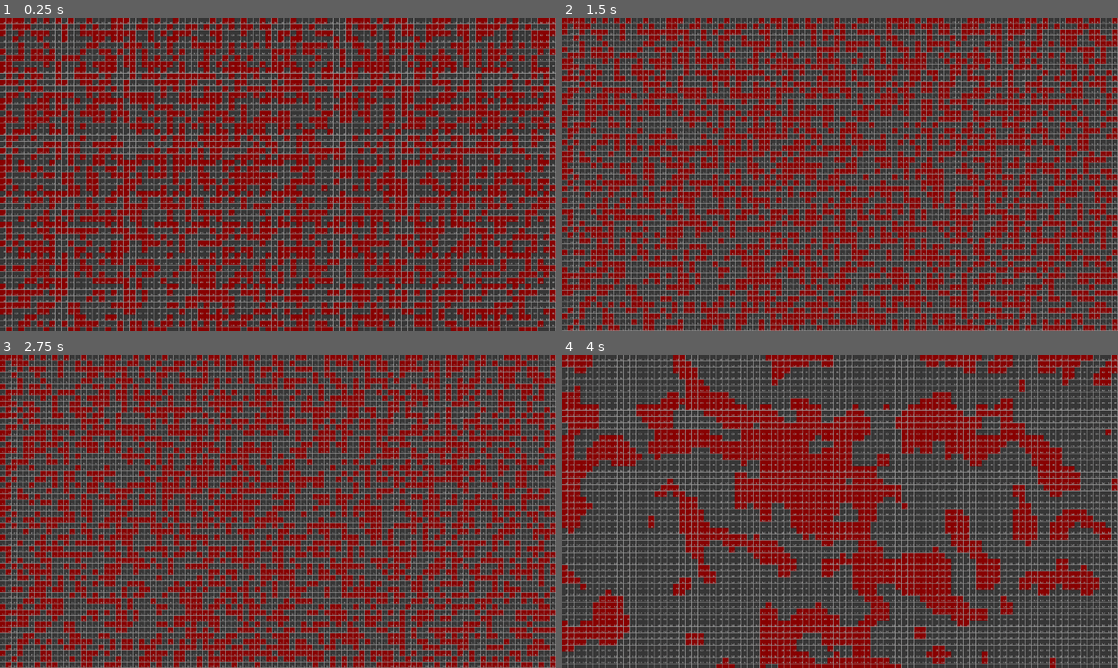
Above: before the commit, frames 1-4 (two rows, left to right).
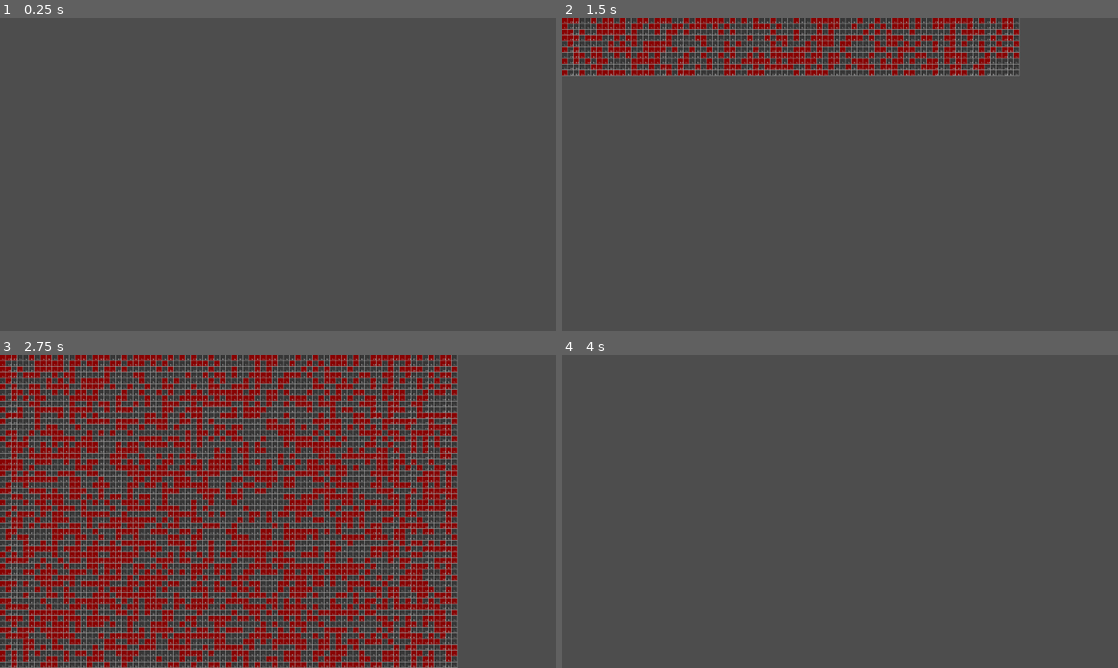
Above: after the commit, the same moments.

Repository: zach-sousa-dev/gdc-jam-1
Game: Godot game, scene res://scenes/procedural_generation.tscn
Two runs of this game, one before a commit and one after it. Both use one fixed random seed, a clock stepped at 60 frames per second and the inputs below. This scene is started directly instead of the project's main scene.
Inputs:
- Up to frame 1 (0.25 s): no input
- Up to frame 2 (1.5 s): tap Enter at 0.5 s; hold D (move_right) 0.53-1.28 s; tap Space at 1.25 s; hold S (move_down) from 1.28 s (still down)
- Up to frame 3 (2.75 s): release S (move_down) at 2.03 s; hold D (move_right) from 2.03 s (still down)
- Up to frame 4 (4 s): tap Enter at 2.75 s; release D (move_right) at 2.78 s; hold W (move_up) 2.78-3.53 s; tap Space at 3.5 s; hold A (move_left) from 3.53 s (still down)

The runs differ from the first frame. In frame 1, 58% of the frame differs, in the area x 0-100%, y 0-100%; in frame 2, 55%; in frame 3, 44%; in frame 4, 47%.

Commit message:
added a delay for each row during the calculations to make it easier to load

Diff:
--- a/scenes/procedural_generation.gd
+++ b/scenes/procedural_generation.gd
@@ -2,24 +2,24 @@
 
 const TILE_SIZE = 16
 
-const WALL_SCENE: PackedScene = preload("res://scenes/test_wall.tscn")
+const WALL_SCENE: PackedScene = preload("res://scenes/test_wall_collider_only.tscn")
 const FLOOR_SCENE: PackedScene = preload("res://scenes/test_floor.tscn")
 
 const MAP_COLS = 80
-const MAP_ROWS = 120
+const MAP_ROWS = 80
 
 const NUM_GENERATIONS = 4
 # Alive represents walls, dead is floor.
 const ALIVE_REMAINS_ALIVE_NUM_ALIVE_NEIGHBORS = 4
 const DEAD_BECOMES_ALIVE_NUM_ALIVE_NEIGHBORS = 5
-const INITIAL_ALIVE_PERCENT = 0.48
+const INITIAL_ALIVE_PERCENT = 0.49
 
 var map = []
 var genNum = 0
 
 # Called when the node enters the scene tree for the first time.
 func _ready() -> void:
-	map = initialize_map(MAP_COLS, MAP_ROWS, INITIAL_ALIVE_PERCENT)
+	map = await initialize_map(MAP_COLS, MAP_ROWS, INITIAL_ALIVE_PERCENT)
 	draw_map(TILE_SIZE, map, WALL_SCENE, FLOOR_SCENE)
 	print("The map is " + str(map.size()) + " tiles by " + str(map[0].size()))
 	print("You are looking at generation #" + str(genNum))
@@ -31,7 +31,7 @@
 	if Input.is_action_just_pressed("move_left"):
 		for child in get_children():
 			child.queue_free()
-		map = create_new_generation(map, ALIVE_REMAINS_ALIVE_NUM_ALIVE_NEIGHBORS, DEAD_BECOMES_ALIVE_NUM_ALIVE_NEIGHBORS)
+		map = await create_new_generation(map, ALIVE_REMAINS_ALIVE_NUM_ALIVE_NEIGHBORS, DEAD_BECOMES_ALIVE_NUM_ALIVE_NEIGHBORS)
 		draw_map(TILE_SIZE, map, WALL_SCENE, FLOOR_SCENE)
 		genNum += 1
 		print("You are looking at generation #" + str(genNum))
@@ -44,11 +44,13 @@
 	var array = []
 	for i in height:
 		var row = []
+		await get_tree().process_frame
 		for j in width:
 			var rng = RandomNumberGenerator.new()
 			var randomNumber = rng.randf()
 			var isAlive = randomNumber <= chance
 			row.append(isAlive)
+			print("Initialized random tile at: " + str(i) + ", " + str(j))
 		array.append(row)
 	return array
 
@@ -59,25 +61,28 @@
 # (x-index * tile_scale, y-index * tile_scale)
 func draw_map(tile_scale: int, array: Array, wall: PackedScene, floor: PackedScene) -> void:
 	for i in array.size() - 1:
+		await get_tree().process_frame
 		for j in array[i].size() - 1:
 			if(array[i][j]):
 				var wall_instance = wall.instantiate()
-				wall_instance.position = Vector2(tile_scale * i, tile_scale * j)
+				wall_instance.position = Vector2(tile_scale * j, tile_scale * i)
 				add_child(wall_instance)
 				#print("Created a wall at: " + str(wall_instance.position))
 			else:
 				var floor_instance = floor.instantiate()
-				floor_instance.position = Vector2(tile_scale * i, tile_scale * j)
+				floor_instance.position = Vector2(tile_scale * j, tile_scale * i)
 				add_child(floor_instance)
 				#print("Created a floor at: " + str(floor_instance.position))
 
 
 # Running this once generates the next generation of cellular automata utilizing some
 # pre-defined rules.
-func create_new_generation(array: Array, stayAliveThreshold: int, becomeAliveThreshold) -> Array:
+func create_new_generation(array: Array, stayAliveThreshold: int, becomeAliveThreshold: int) -> Array:
 	for row in array.size() - 1:
+		await get_tree().process_frame
 		for col in array[row].size() - 1:
 			array[row][col] = calculate_state_using_rule(row, col, array, stayAliveThreshold, becomeAliveThreshold)
+			print("Ran CA on tile at: " + str(row) + ", " + str(col))
 	return array
 
 
--- a/scenes/test_wall_collider_only.tscn
+++ b/scenes/test_wall_collider_only.tscn
@@ -1,4 +1,6 @@
-[gd_scene load_steps=2 format=3 uid="uid://dgrv4qgvtuucq"]
+[gd_scene load_steps=3 format=3 uid="uid://cdyw7mtg7etrk"]
+
+[ext_resource type="Texture2D" uid="uid://mu4v6djkhmol" path="res://assets/images/test_wall.png" id="1_4y0xx"]
 
 [sub_resource type="RectangleShape2D" id="RectangleShape2D_bhpmq"]
 size = Vector2(16, 16)
@@ -8,3 +10,8 @@
 [node name="CollisionShape2D" type="CollisionShape2D" parent="."]
 position = Vector2(8, 8)
 shape = SubResource("RectangleShape2D_bhpmq")
+
+[node name="Sprite2D" type="Sprite2D" parent="."]
+texture_filter = 1
+position = Vector2(8, 8)
+texture = ExtResource("1_4y0xx")
Not shown: 1 places in scenes/procedural_generation.tscn that only renumber resources
